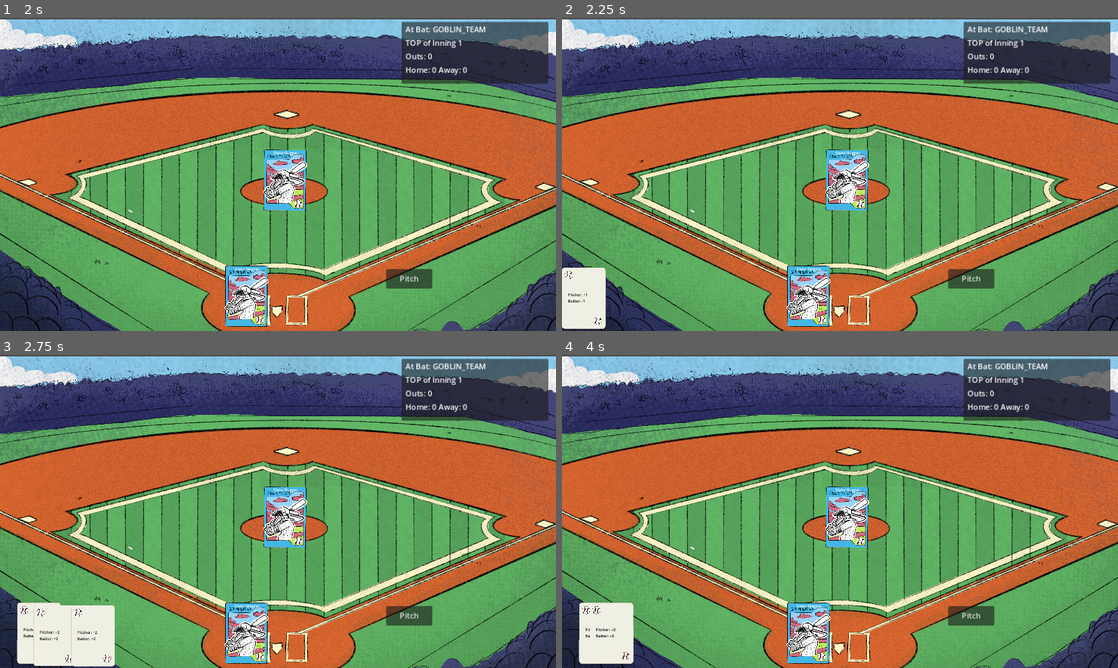
Above: before the commit, frames 1-4 (two rows, left to right).
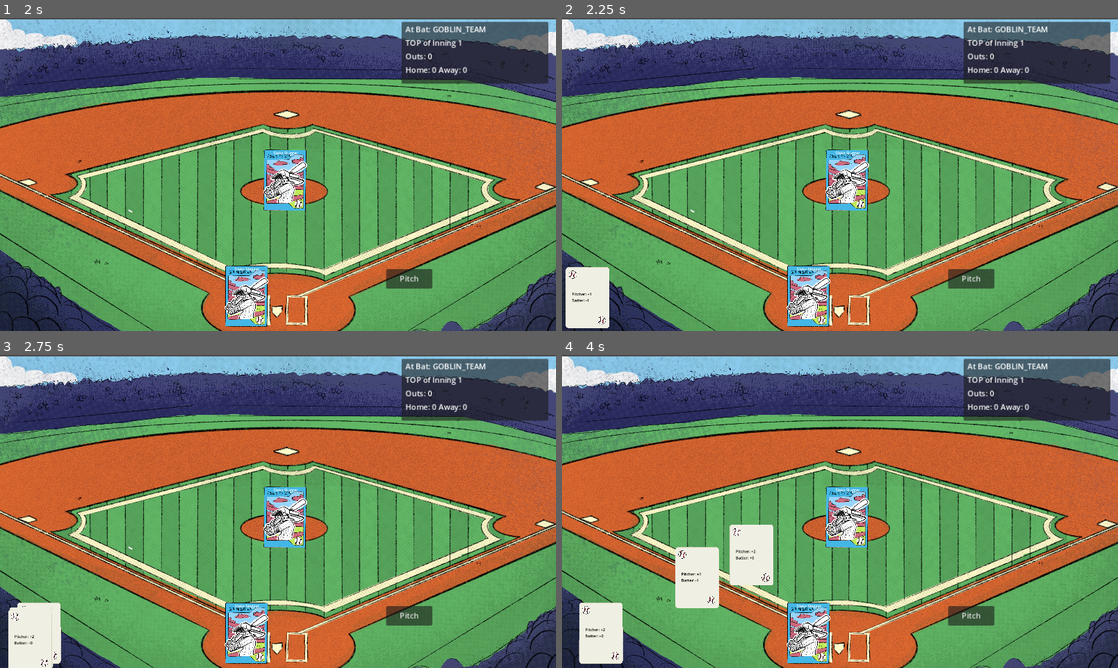
Above: after the commit, the same moments.

Repository: Zami77/MonsterModeBaseball
Game: Godot game, scene res://src/managers/game_manager/GameManager.tscn
Same seed, same stepped clock (60 frames per second), same inputs: the game is played once before the commit and once after it. Sound files missing from this copy of the repository are replaced by a short silence.
Inputs (mouse positions are in pixels of both pictures, inside the frame that each line leads up to):
- Up to frame 1 (2 s): move the mouse to (400, 158) at 0.52 s; press the mouse at (400, 158) at 0.53 s; release the mouse at (400, 158) at 1.25 s; click "Play Game" at 1.25 s
- Up to frame 2 (2.25 s): move the mouse to (728, 190) at 2.02 s; click (728, 190) at 2.1 s
- Up to frame 3 (2.75 s): no input
- Up to frame 4 (4 s): move the mouse to (600, 633) at 2.77 s; press the mouse at (600, 633) at 2.78 s; release the mouse at (600, 633) at 3.53 s; click (600, 633) at 3.6 s

Frame 1 is identical in both runs. In frame 2, 0.5% of the frame differs, in the area x 0-9%, y 79-100%; in frame 3, 2.5%; in frame 4, 3.5%, in the area x 3-38%, y 54-99%.

Commit message:
special card selection impl

Diff:
--- a/src/managers/match_manager/MatchManager.gd
+++ b/src/managers/match_manager/MatchManager.gd
@@ -2,6 +2,7 @@
 extends Node2D
 
 signal monster_moved_to_position
+signal special_card_moved_to_position
 signal all_monsters_in_dug_out
 
 @export var total_innings = 3
@@ -23,6 +24,8 @@
 var batter: MonsterCharacter
 var match_state: MatchState = MatchState.MID_MATCH
 var rng = RandomNumberGenerator.new()
+var special_card_selected: SpecialCardWrapper = null
+var special_cards_moving: bool = false
 
 enum InningFrame { TOP, BOTTOM }
 enum MatchState {
@@ -39,6 +42,8 @@
 	bases_manager.run_scored.connect(_on_run_scored)
 	bases_manager.out.connect(_on_out)
 
+	special_card_hand.card_selected.connect(_on_special_card_hand_card_selected)
+
 	rng.randomize()
 
 func setup(_home_team: MonsterTeam, _away_team: MonsterTeam) -> void:
@@ -56,6 +61,7 @@
 		special_card_hand.add_card_to_hand(new_card)
 
 func _setup_inning() -> void:
+	special_card_selected = null
 	_get_next_batter()
 	_get_next_pitcher()
 	_draw_special_cards()
@@ -141,8 +147,14 @@
 	await monster_move_tween.finished
 	emit_signal("monster_moved_to_position")
 
+func _move_special_card_to_position(special_card: SpecialCardWrapper, target_pos: Vector2) -> void:
+	var special_card_move_tween = get_tree().create_tween().set_trans(Tween.TRANS_LINEAR)
+	special_card_move_tween.tween_property(special_card, "global_position", target_pos, 0.8)
+	await special_card_move_tween.finished
+	emit_signal("special_card_moved_to_position")
+
 func _on_pitch_swing_button_pressed() -> void:
-	if match_state == MatchState.END_MATCH or match_state == MatchState.MID_PITCH_SWING:
+	if match_state == MatchState.END_MATCH or match_state == MatchState.MID_PITCH_SWING or special_cards_moving:
 		return
 	_execute_swing()
 
@@ -167,6 +179,29 @@
 		_next_frame()
 
 	_update_stats_container()
+
+func _on_special_card_hand_card_selected(special_card: SpecialCardWrapper, card_index: int) -> void:
+	if special_cards_moving:
+		return
+
+	special_cards_moving = true
+	special_card_hand.remove_card_from_hand(special_card)
+
+	if inning.current_frame == InningFrame.TOP:
+		_move_special_card_to_position(special_card, bases_manager.pitcher_special_card_position.global_position)
+	else:
+		_move_special_card_to_position(special_card, bases_manager.batter_special_card_position.global_position)
+
+	await get_tree().create_timer(0.1).timeout
+
+	if special_card_selected:
+		special_card_hand.add_card_to_hand(special_card_selected)
+		special_card_selected = null
+		await special_card_hand.hand_setup
+
+	special_card_selected = special_card
+	await special_card_moved_to_position
+	special_cards_moving = false
 
 func _move_monsters_to_dug_out() -> void:
 	var monsters_to_remove = []
--- a/src/managers/match_manager/special_card_hand_manager/SpecialCardHandManager.gd
+++ b/src/managers/match_manager/special_card_hand_manager/SpecialCardHandManager.gd
@@ -1,11 +1,13 @@
 class_name SpecialCardHandManager
 extends Node2D
 
-signal card_selected(selected_card)
+signal card_selected(selected_card, card_index)
+signal hand_setup
 signal special_card_moved_to_position
 
 @export var max_hand_size: int = 3
 @export var cards_in_hand_buffer: int = 16
+@export var speed_cards_move_in_pixels: int = 600
 
 var cards_in_hand: Array[SpecialCardWrapper] = []
 
@@ -24,19 +26,27 @@
 	for i in len(cards_in_hand):
 		_move_card_to_hand_position(cards_in_hand[i], i)
 		await special_card_moved_to_position
+	emit_signal("hand_setup")
 
 func _move_card_to_hand_position(special_card: SpecialCardWrapper, card_index: int) -> void:
+	var target_hand_position = global_position + Vector2(card_index * Dimensions.card_dimensions.x * Dimensions.card_scale.x, 0)
+	var time_to_move = special_card.global_position.distance_to(target_hand_position) / speed_cards_move_in_pixels
+
+	time_to_move = clampf(time_to_move, 0.1, 1.0)
+
 	var monster_move_tween = get_tree().create_tween().set_trans(Tween.TRANS_LINEAR)
 	monster_move_tween.tween_property(
 		special_card,
 		"global_position",
-		global_position + Vector2(card_index * Dimensions.card_dimensions.x * Dimensions.card_scale.x, 0),
-		0.5
+		target_hand_position,
+		time_to_move
 	)
 	await monster_move_tween.finished
 	emit_signal("special_card_moved_to_position")
 
+func remove_card_from_hand(special_card: SpecialCardWrapper) -> void:
+	cards_in_hand.erase(special_card)
+	_setup_hand()
+
 func _on_card_selected(card: SpecialCardWrapper, card_index: int) -> void:
-	cards_in_hand.pop_at(card_index)
-	emit_signal("card_selected", card)
-	_setup_hand()
+	emit_signal("card_selected", card, card_index)
